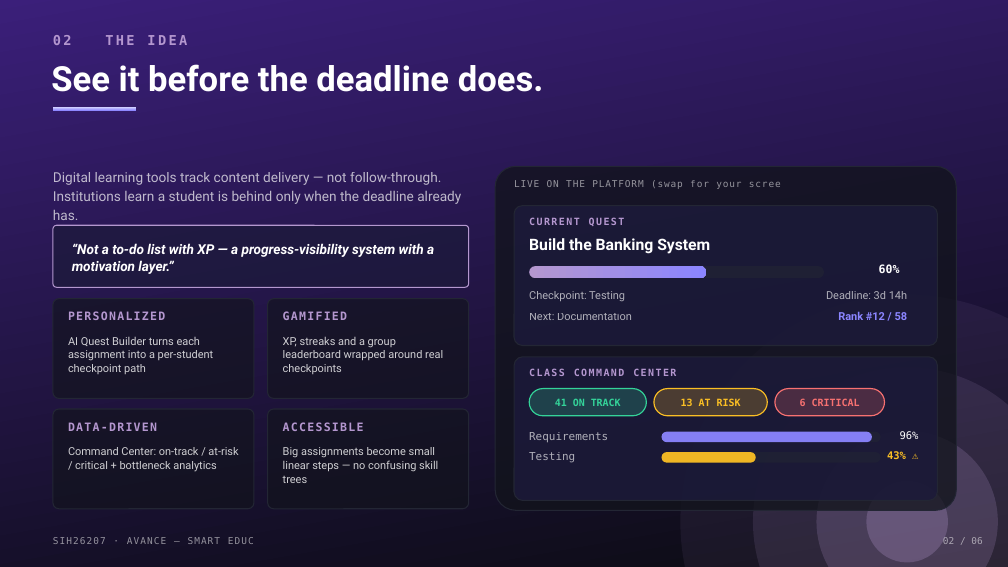
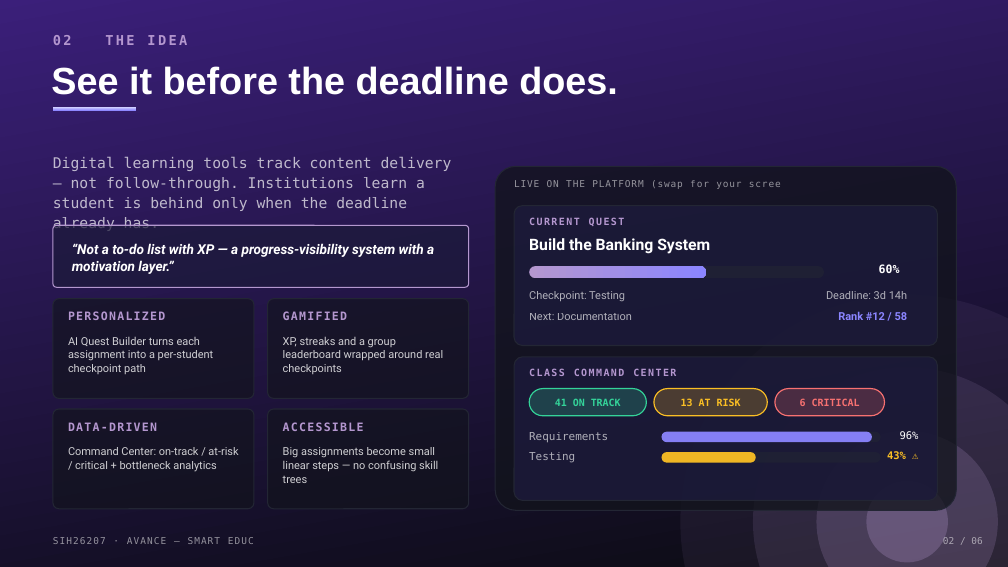
Before and after one commit to Anirudhkn1/AVANCE, a slide deck: slide 2 of sih-pitch/Avance_SIH26207_Pitch_v2.pptx. Drawn at 1008x567 pixels with LibreOffice and Linux fonts; fonts in the diff are those of the drawing. Boxes give left, top, right and bottom in pixels: in the first picture for what was removed or moved away, otherwise in the second. Text is boxed around its words. In the diff, an @@ line names an element or a change of style, - is before the commit and + after.

```diff
--- a/sih-pitch/Avance_SIH26207_Pitch_v2.pptx
+++ b/sih-pitch/Avance_SIH26207_Pitch_v2.pptx
@@ text "See it before the deadline ..." at (x1=51, y1=66, x2=618, y2=95): size 33 to 36 pt, font Roboto to Arial @@
@@ text "Digital learning tools track content ..." moved from (x1=53, y1=172, x2=461, y2=220) to (x1=53, y1=157, x2=452, y2=211) @@
@@ text "Digital learning tools track content ..." at (x1=53, y1=157, x2=452, y2=211): size 13 to 14 pt, font Roboto to DejaVu Sans Mono @@
```
Also in this commit, not shown: 4 other slides changed, 15 other files.
